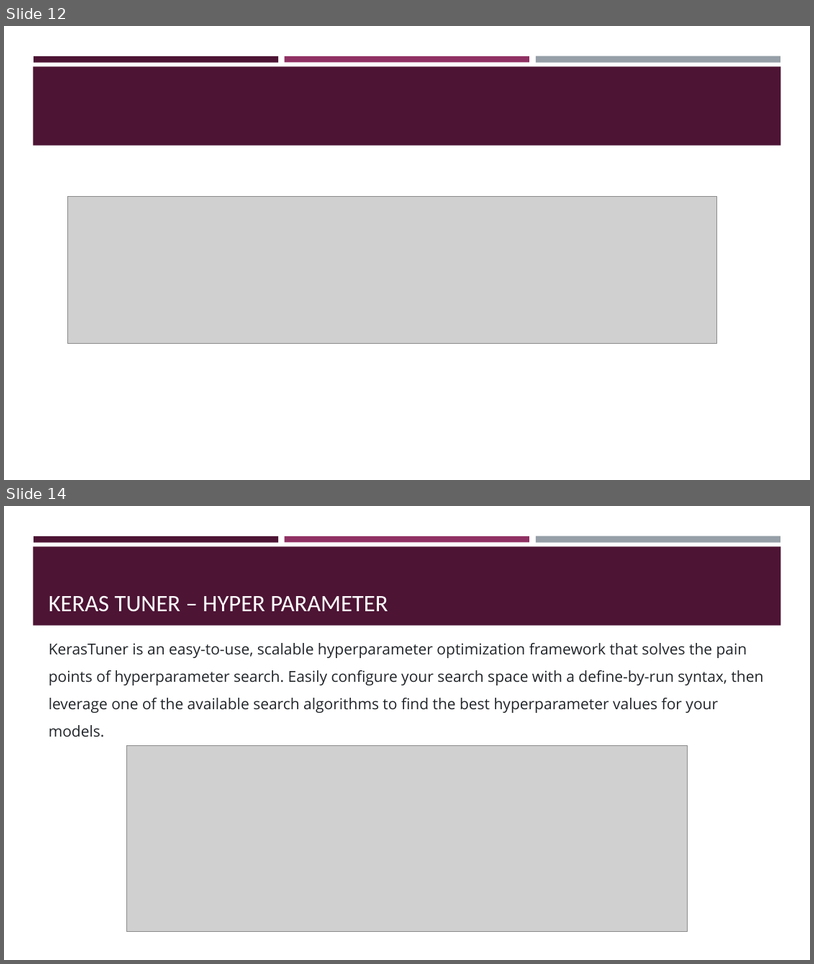
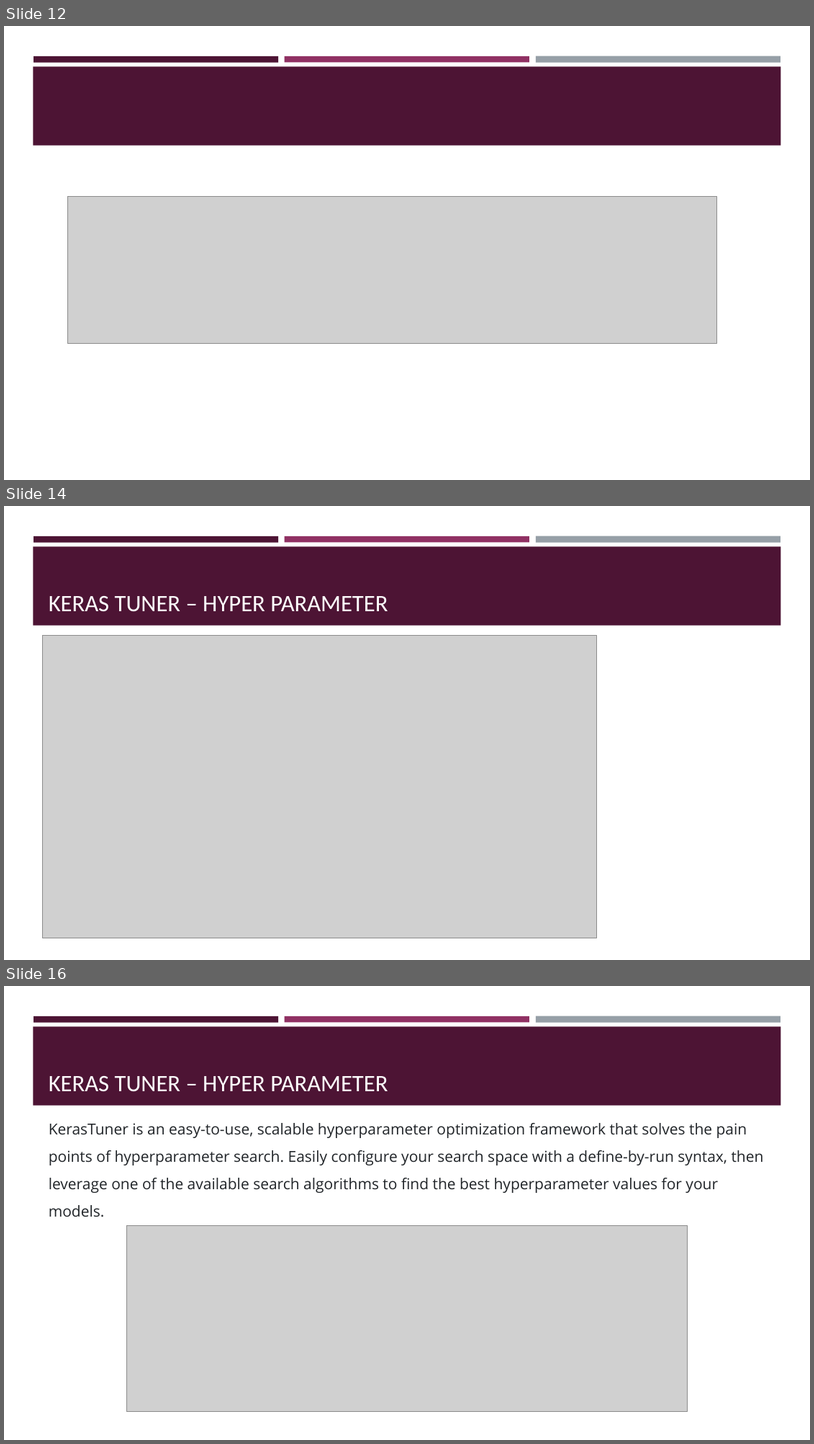
Before and after one commit to matannagar/Deep-Learning-Projects, a slide deck: Final Project/Rock Paper Scissors Problem.pptx. Shown one above the other, each under a label of ours: slides 12 and 14 before the commit, slides 12, 14 and 16 after it; the slides between them are not shown. The pictures are 814x964 and 814x1444 pixels, drawn with LibreOffice and Linux fonts; fonts in the diff are those of the drawing; grey boxes stand for pictures. Boxes give left, top, right and bottom in pixels: in the first picture for what was removed or moved away, otherwise in the second. Text is boxed around its words. In the diff, an @@ line names an element or a change of style, - is before the commit and + after.

```diff
--- a/Final Project/Rock Paper Scissors Problem.pptx
+++ b/Final Project/Rock Paper Scissors Problem.pptx
@@ slide 14 added at (4, 506, 810, 960), background #FFFFFF; not listed: 4 template elements that a slide beside it also shows @@
@@ title added at (49, 596, 388, 612), 28 pt, text #FFFFFF @@
+KERAS TUNER – HYPER PARAMETER
@@ picture added at (43, 636, 597, 937) @@
@@ what was slide 14 is now slide 16 @@
```
Also in this commit, not shown: 1 slide changed, 1 other slide added, 16 other files.
